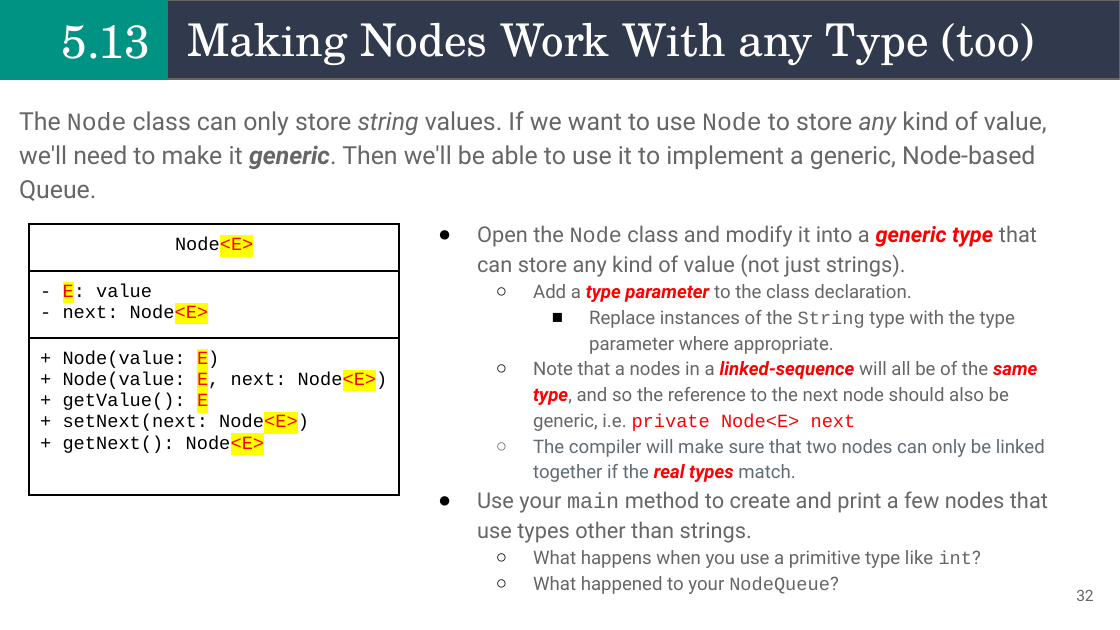
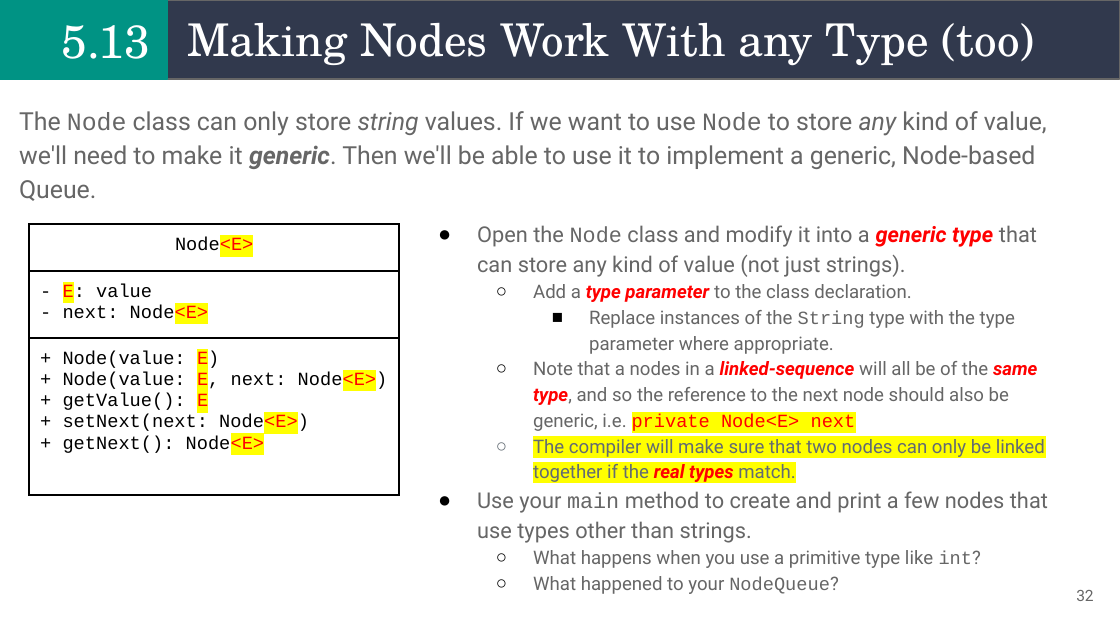
Before and after one commit to alam-tanweer/DailyFolder, a slide deck: slide 32 of CourseContent/Unit 05_Data Structure 1/tanweer/5_ Data Structures I_ta.pptx. Drawn at 1120x630 pixels with LibreOffice and Linux fonts; fonts in the diff are those of the drawing. Boxes give left, top, right and bottom in pixels: in the first picture for what was removed or moved away, otherwise in the second. Text is boxed around its words. In the diff, an @@ line names an element or a change of style, - is before the commit and + after.

```diff
--- a/CourseContent/Unit 05_Data Structure 1/tanweer/5_ Data Structures I_ta.pptx
+++ b/CourseContent/Unit 05_Data Structure 1/tanweer/5_ Data Structures I_ta.pptx
@@ text at (533, 361, 1045, 484): highlight none to #FFFF00 in "private Node<E> next", "The compiler will make sure that two ..." @@
```
Also in this commit, not shown: 22 other slides changed, 19 other files.
